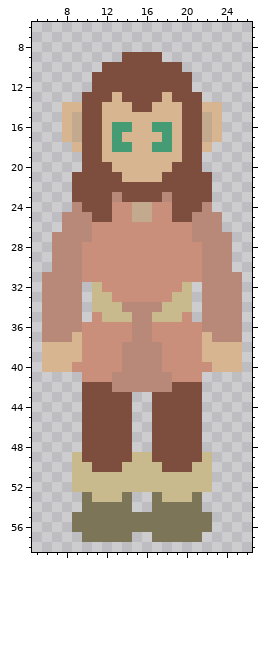
Edited in one commit: sprite sheet (sprites/images/spr_iryo_down_walk_s_0.png). The picture above was drawn from the file before the commit.
The file is 32x66 pixels. Shown: x 5..26, y 6..58.
The same view after the edit:
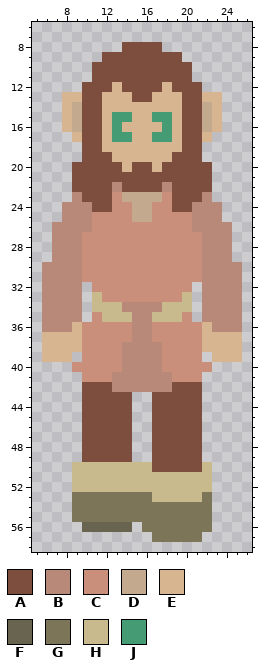
Palette (. is transparent): A #7d4e3d  B #b88979  C #c98f7a  D #c3aa8f  E #d7b591  F #69644f  G #7c7558  H #c8ba8c  J #459b74
Commit: Replaced down walk animation for Iryo
What changed:
{"y":8,"x":14,"old":"....","new":"AAAA"}
{"y":9,"x":12,"old":"..","new":"AA"}
{"y":9,"x":18,"old":"..","new":"AA"}
{"y":10,"x":11,"old":".","new":"A"}
{"y":10,"x":20,"old":".","new":"A"}
{"y":12,"x":10,"old":".","new":"A"}
{"y":12,"x":13,"old":"A","new":"E"}
{"y":12,"x":18,"old":"A","new":"E"}
{"y":12,"x":21,"old":".","new":"A"}
{"y":13,"x":8,"old":"..","new":"EE"}
{"y":13,"x":12,"old":"A","new":"E"}
{"y":13,"x":14,"old":"A","new":"E"}
{"y":13,"x":17,"old":"A","new":"E"}
{"y":13,"x":19,"old":"A","new":"E"}
{"y":13,"x":22,"old":"..","new":"EE"}
{"y":14,"x":9,"old":"E","new":"D"}
{"y":14,"x":15,"old":"AA","new":"EE"}
{"y":14,"x":22,"old":"E","new":"D"}
{"y":15,"x":13,"old":"EE","new":"JJ"}
{"y":15,"x":17,"old":"EE","new":"JJ"}
{"y":16,"x":14,"old":"J","new":"E"}
{"y":16,"x":17,"old":"J","new":"E"}
{"y":17,"x":8,"old":"ED","new":".E"}
{"y":17,"x":14,"old":"E","new":"J"}
{"y":17,"x":17,"old":"E","new":"J"}
{"y":17,"x":22,"old":"DE","new":"E."}
{"y":18,"x":9,"old":"E","new":"."}
{"y":18,"x":13,"old":"JJ","new":"EE"}
{"y":18,"x":17,"old":"JJ","new":"EE"}
{"y":18,"x":22,"old":"E","new":"."}
{"y":19,"x":12,"old":"E","new":"A"}
{"y":19,"x":19,"old":"E","new":"A"}
{"y":20,"x":9,"old":".","new":"A"}
{"y":20,"x":13,"old":"E","new":"A"}
{"y":20,"x":15,"old":"EE","new":"AA"}
{"y":20,"x":18,"old":"E","new":"A"}
{"y":20,"x":22,"old":".","new":"A"}
{"y":21,"x":14,"old":"EEEE","new":"AAAA"}
{"y":22,"x":13,"old":"A","new":"B"}
{"y":22,"x":18,"old":"A","new":"B"}
{"y":23,"x":9,"old":"A","new":"B"}
{"y":23,"x":13,"old":"BAAAAB","new":"CDDDDC"}
{"y":23,"x":22,"old":"A","new":"B"}
{"y":24,"x":8,"old":".","new":"B"}
{"y":24,"x":10,"old":"A","new":"B"}
{"y":24,"x":21,"old":"A","new":"B"}
{"y":24,"x":23,"old":".","new":"B"}
{"y":25,"x":11,"old":"AA","new":"CC"}
{"y":25,"x":19,"old":"AA","new":"CC"}
{"y":26,"x":7,"old":".","new":"B"}
{"y":26,"x":24,"old":".","new":"B"}
{"y":27,"x":10,"old":"B","new":"C"}
{"y":27,"x":21,"old":"B","new":"C"}
{"y":30,"x":6,"old":".","new":"B"}
{"y":30,"x":25,"old":".","new":"B"}
{"y":32,"x":11,"old":"H","new":"C"}
{"y":32,"x":20,"old":"H","new":"C"}
{"y":33,"x":12,"old":"H","new":"C"}
{"y":33,"x":19,"old":"H","new":"C"}
{"y":36,"x":9,"old":"B","new":"E"}
{"y":36,"x":22,"old":"B","new":"E"}
{"y":37,"x":6,"old":"BBB","new":"EEE"}
{"y":37,"x":23,"old":"BBB","new":"EEE"}
{"y":39,"x":9,"old":"E","new":"."}
{"y":39,"x":22,"old":"E","new":"."}
{"y":40,"x":6,"old":"EEE","new":"..."}
{"y":40,"x":23,"old":"EEE","new":"..."}
{"y":49,"x":9,"old":"H","new":"."}
{"y":49,"x":15,"old":"HH","new":".."}
{"y":49,"x":22,"old":"H","new":"."}
{"y":50,"x":11,"old":"AAA","new":"HHH"}
{"y":50,"x":17,"old":"H","new":"A"}
{"y":50,"x":21,"old":"H","new":"A"}
{"y":53,"x":9,"old":".","new":"G"}
{"y":53,"x":11,"old":"HHH","new":"GGG"}
{"y":53,"x":15,"old":"..G","new":"GGH"}
{"y":53,"x":21,"old":"G.","new":"HG"}
{"y":54,"x":9,"old":".","new":"G"}
{"y":54,"x":15,"old":"..","new":"GG"}
{"y":54,"x":22,"old":".","new":"G"}
{"y":56,"x":9,"old":"GGGGGGG","new":".FFFFF."}
{"y":57,"x":10,"old":"GGGGG","new":"....."}
{"label":"changed","picture_box":[42,42,242,372]}
{"label":"changed","picture_box":[72,452,212,542]}
